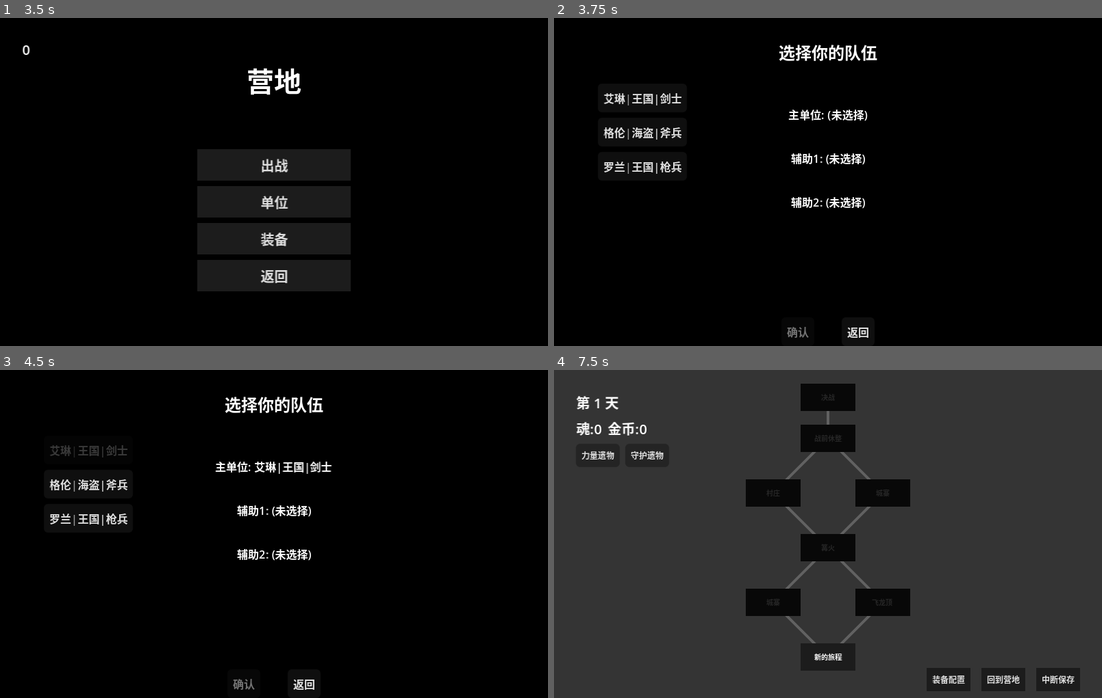
Above: before the commit, frames 1-4 (two rows, left to right).
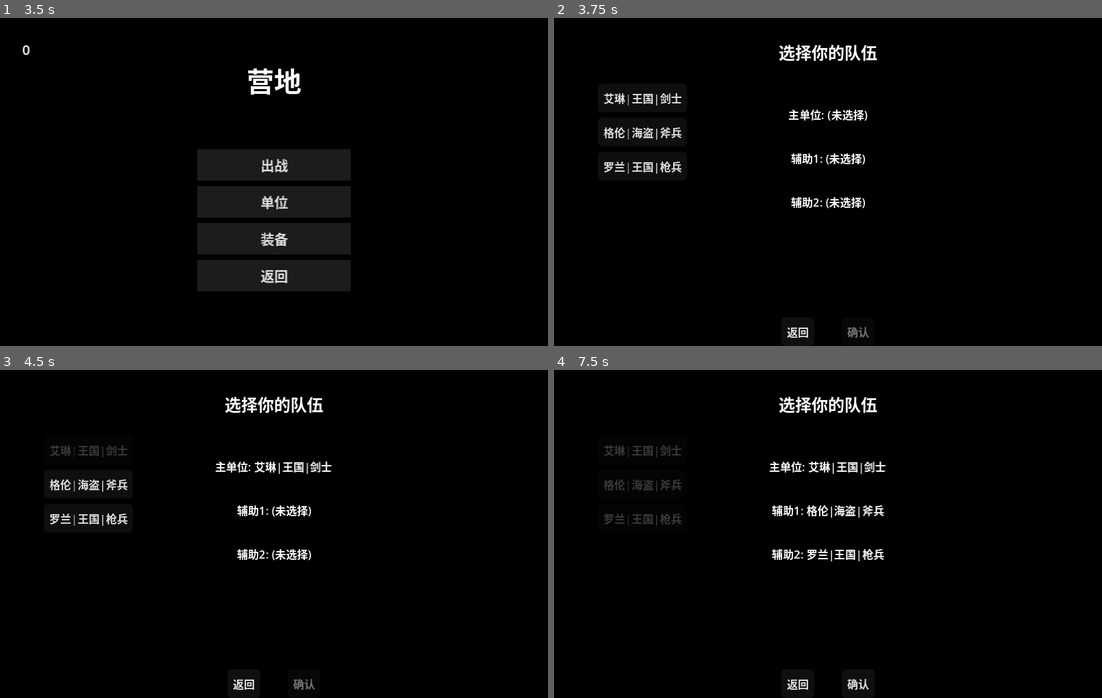
Above: after the commit, the same moments.

Repository: ZhuXilin/Dev_Project_260730
Game: Godot game, scene res://content/scenes/ui/MapScene.tscn
Same seed, same stepped clock (60 frames per second), same inputs: the game is played once before the commit and once after it. This scene is started directly instead of the project's main scene. Sound files missing from this copy of the repository are replaced by a short silence.
Inputs:
- Up to frame 1 (3.5 s): click "返回" at 0.5 s; click "继续游戏" at 1.25 s; click "新建游戏" at 2 s; click "加载" at 2.75 s
- Up to frame 2 (3.75 s): click "出战" at 3.5 s
- Up to frame 3 (4.5 s): click "艾琳|王国|剑士" at 4.25 s
- Up to frame 4 (7.5 s): click "格伦|海盗|斧兵" at 5 s; click "罗兰|王国|枪兵" at 5.75 s; click "确认" at 6.5 s; click "返回" at 7.25 s

Frame 1 is identical in both runs. In frame 2, 0.2% of the frame differs, in the area x 42-58%, y 94-98%; in frame 3, 0.2%; in frame 4, 94%, in the area x 0-100%, y 0-100%.

Commit message:
EquipmentConfig WIP

Diff:
--- a/content/data/relic_unlock.json
+++ b/content/data/relic_unlock.json
@@ -3,8 +3,4 @@
 	"relic_attack",
     "relic_defense"
   ],
-  "default_granted": [
-	"relic_attack",
-    "relic_defense"
-  ]
 }
--- a/content/scenes/ui/EquipmentConfig.tscn
+++ b/content/scenes/ui/EquipmentConfig.tscn
@@ -29,45 +29,39 @@
 size_flags_horizontal = 3
 theme_override_font_sizes/font_size = 10
 text = "装备配置 - 出战准备"
-
-[node name="CloseBtn" type="Button" parent="VBoxContainer/TopBar" unique_id=2139001780]
-layout_mode = 2
-size_flags_horizontal = 0
-theme_override_font_sizes/font_size = 6
-theme_override_styles/normal = ExtResource("2")
-theme_override_styles/pressed = ExtResource("2")
-theme_override_styles/hover = ExtResource("2")
-theme_override_styles/disabled = ExtResource("2")
-theme_override_styles/focus = ExtResource("2")
-text = "返回"
+horizontal_alignment = 1
 
 [node name="MainHBox" type="HBoxContainer" parent="VBoxContainer" unique_id=545920473]
 layout_mode = 2
 size_flags_vertical = 3
 theme_override_constants/separation = 8
+alignment = 1
 
-[node name="UnitContainer" type="HBoxContainer" parent="VBoxContainer/MainHBox" unique_id=1198897334]
+[node name="VBoxContainer" type="VBoxContainer" parent="VBoxContainer/MainHBox" unique_id=1242726377]
+layout_mode = 2
+
+[node name="UnitContainer" type="HBoxContainer" parent="VBoxContainer/MainHBox/VBoxContainer" unique_id=1198897334]
 layout_mode = 2
 size_flags_horizontal = 3
 size_flags_vertical = 3
 
-[node name="LibraryContainer" type="VBoxContainer" parent="VBoxContainer/MainHBox" unique_id=1317854053]
-visible = false
-layout_mode = 2
-size_flags_horizontal = 2
-size_flags_vertical = 3
-
-[node name="RelicContainer" type="VBoxContainer" parent="VBoxContainer/MainHBox" unique_id=117055348]
+[node name="RelicContainer" type="VBoxContainer" parent="VBoxContainer/MainHBox/VBoxContainer" unique_id=117055348]
 visible = false
 custom_minimum_size = Vector2(120, 0)
 layout_mode = 2
 size_flags_horizontal = 0
 size_flags_vertical = 3
 
+[node name="LibraryContainer" type="VBoxContainer" parent="VBoxContainer/MainHBox/VBoxContainer" unique_id=1317854053]
+visible = false
+layout_mode = 2
+size_flags_horizontal = 2
+size_flags_vertical = 3
+
 [node name="DiscardZone" type="Panel" parent="VBoxContainer/MainHBox" unique_id=737869972]
 custom_minimum_size = Vector2(80, 0)
 layout_mode = 2
-size_flags_horizontal = 0
+size_flags_horizontal = 8
 size_flags_vertical = 3
 mouse_filter = 2
 theme_override_styles/panel = ExtResource("2")
@@ -82,8 +76,22 @@
 horizontal_alignment = 1
 vertical_alignment = 1
 
-[node name="ConfirmBtn" type="Button" parent="VBoxContainer" unique_id=1829794630]
-visible = false
+[node name="HBoxContainer" type="HBoxContainer" parent="VBoxContainer" unique_id=879035883]
+layout_mode = 2
+alignment = 1
+
+[node name="CloseBtn" type="Button" parent="VBoxContainer/HBoxContainer" unique_id=2139001780]
+layout_mode = 2
+size_flags_horizontal = 0
+theme_override_font_sizes/font_size = 8
+theme_override_styles/normal = ExtResource("2")
+theme_override_styles/pressed = ExtResource("2")
+theme_override_styles/hover = ExtResource("2")
+theme_override_styles/disabled = ExtResource("2")
+theme_override_styles/focus = ExtResource("2")
+text = "返回"
+
+[node name="ConfirmBtn" type="Button" parent="VBoxContainer/HBoxContainer" unique_id=1829794630]
 layout_mode = 2
 size_flags_vertical = 0
 theme_override_font_sizes/font_size = 8
@@ -92,7 +100,7 @@
 theme_override_styles/hover = ExtResource("2")
 theme_override_styles/disabled = ExtResource("2")
 theme_override_styles/focus = ExtResource("2")
-text = "确认出发"
+text = "出发"
 
-[connection signal="pressed" from="VBoxContainer/TopBar/CloseBtn" to="." method="_on_close_pressed"]
-[connection signal="pressed" from="VBoxContainer/ConfirmBtn" to="." method="_on_confirm_pressed"]
+[connection signal="pressed" from="VBoxContainer/HBoxContainer/CloseBtn" to="." method="_on_close_pressed"]
+[connection signal="pressed" from="VBoxContainer/HBoxContainer/ConfirmBtn" to="." method="_on_confirm_pressed"]
--- a/content/scenes/ui/UnitSelectUI.tscn
+++ b/content/scenes/ui/UnitSelectUI.tscn
@@ -96,6 +96,12 @@
 theme_override_constants/separation = 20
 alignment = 1
 
+[node name="BackButton" type="Button" parent="BottomBar" unique_id=2005483458]
+layout_mode = 2
+size_flags_horizontal = 4
+theme_override_font_sizes/font_size = 8
+text = "返回"
+
 [node name="ConfirmButton" type="Button" parent="BottomBar" unique_id=1874622025]
 layout_mode = 2
 size_flags_horizontal = 4
@@ -103,11 +109,5 @@
 disabled = true
 text = "确认"
 
-[node name="BackButton" type="Button" parent="BottomBar" unique_id=2005483458]
-layout_mode = 2
-size_flags_horizontal = 4
-theme_override_font_sizes/font_size = 8
-text = "返回"
-
+[connection signal="pressed" from="BottomBar/BackButton" to="." method="_on_back_pressed"]
 [connection signal="pressed" from="BottomBar/ConfirmButton" to="." method="_on_confirm_pressed"]
-[connection signal="pressed" from="BottomBar/BackButton" to="." method="_on_back_pressed"]
--- a/function/global/GameState.gd
+++ b/function/global/GameState.gd
@@ -116,11 +116,10 @@
 func start_new_cycle():
 	temp_soul = 0
 	temp_gold = 0
-	# 重置装备（清空防具和遗物，武器重置为默认）
+
 	for unit_data in party:
 		unit_data.armor_slots.clear()
 		unit_data.max_armor_slots = 2
-		# 重置为默认武器
 		var default_weapon = UnitDataManager.get_default_weapon_id(unit_data.unit_name)
 		if default_weapon != "":
 			var inst = ItemInstance.new()
@@ -131,28 +130,6 @@
 			unit_data.weapon_slot = null
 	global_relics.clear()
 
-	# ---- 开局给予默认遗物 ----
-	_give_default_relics()
-
-# ---- 给予默认遗物 ----
-func _give_default_relics():
-	# 从 RelicManager 获取默认获得列表
-	var default_relics = RelicManager.get_default_granted_relics()
-	if default_relics.is_empty():
-		print("没有默认遗物需要给予")
-		return
-
-	for relic_id in default_relics:
-		# 先解锁（确保图鉴可见）
-		if not RelicManager.is_relic_unlocked(relic_id):
-			Globals.unlock_relic(relic_id)
-		# 再给予
-		var inst = ItemInstance.new()
-		inst.item_id = relic_id
-		inst.count = 1
-		add_global_relic(inst)
-		print("开局获得默认遗物: ", relic_id)
-
 func finish_cycle():
 	finish_day()          # 合并魂并清零
 
--- a/function/global/RelicManager.gd
+++ b/function/global/RelicManager.gd
@@ -4,11 +4,8 @@
 
 var _relic_db: Dictionary = {}      # relic_id -> Dictionary
 var _unlocked_relics: Array = []    # 已解锁的 relic_id 列表
-var _default_granted: Array = []    # 开局默认获得的遗物列表
+# 删除 _default_granted 变量
 
-# ============================================================
-#  加载 & 初始化
-# ============================================================
 func _ready():
 	load_relics()
 	load_unlock_config()
@@ -32,32 +29,21 @@
 	var path = "res://content/data/relic_unlock.json"
 	if not FileAccess.file_exists(path):
 		_unlocked_relics = ["relic_attack", "relic_defense"]
-		_default_granted = ["relic_attack", "relic_defense"]
 		return
 	var file = FileAccess.open(path, FileAccess.READ)
 	var content = file.get_as_text()
 	file.close()
 	var data = JSON.parse_string(content)
 	if data and data is Dictionary:
-		# 默认解锁
 		var raw = data.get("default_unlocked", [])
 		_unlocked_relics = []
 		for item in raw:
 			if item is String:
 				_unlocked_relics.append(item)
-		# 默认获得（开局自动给予）
-		var raw_granted = data.get("default_granted", [])
-		_default_granted = []
-		for item in raw_granted:
-			if item is String:
-				_default_granted.append(item)
+		# 不再读取 default_granted
 	else:
 		_unlocked_relics = ["relic_attack", "relic_defense"]
-		_default_granted = ["relic_attack", "relic_defense"]
 
-# ============================================================
-#  查询
-# ============================================================
 func get_relic_data(relic_id: String) -> Dictionary:
 	return _relic_db.get(relic_id, {})
 
@@ -76,12 +62,8 @@
 		ids.append(key)
 	return ids
 
-func get_default_granted_relics() -> Array:
-	return _default_granted.duplicate()
+# 删除 get_default_granted_relics() 方法
 
-# ============================================================
-#  解锁
-# ============================================================
 func unlock_relic(relic_id: String):
 	if relic_id in _unlocked_relics:
 		return
--- a/function/script/EquipmentConfig.gd
+++ b/function/script/EquipmentConfig.gd
@@ -3,63 +3,64 @@
 enum Mode { DEPLOY, MAP }
 
 var current_mode: Mode = Mode.DEPLOY
-var party: Array = []
-
+var selected_units: Array[String] = []
+var target_slot: int = -1
+var party: Array = []  # 本地副本
+
+# ---- 更新后的节点路径 ----
 @onready var mode_label = $VBoxContainer/TopBar/ModeLabel
-@onready var close_btn = $VBoxContainer/TopBar/CloseBtn
-@onready var unit_container = $VBoxContainer/MainHBox/UnitContainer
-@onready var library_container = $VBoxContainer/MainHBox/LibraryContainer
-@onready var relic_container = $VBoxContainer/MainHBox/RelicContainer
+@onready var close_btn = $VBoxContainer/HBoxContainer/CloseBtn
+@onready var confirm_btn = $VBoxContainer/HBoxContainer/ConfirmBtn
+@onready var unit_container = $VBoxContainer/MainHBox/VBoxContainer/UnitContainer
+@onready var library_container = $VBoxContainer/MainHBox/VBoxContainer/LibraryContainer
+@onready var relic_container = $VBoxContainer/MainHBox/VBoxContainer/RelicContainer
 @onready var discard_zone = $VBoxContainer/MainHBox/DiscardZone
-@onready var confirm_btn = $VBoxContainer/ConfirmBtn
-
-func init(mode: Mode):
+
+func init(units: Array[String], slot: int, mode: Mode):
+	selected_units = units
+	target_slot = slot
 	current_mode = mode
-	party = _deep_copy_party()
-	_build_ui()
-
-func _deep_copy_party() -> Array:
+	party = _create_party_from_units(selected_units)
+	_build_ui()
+
+func _create_party_from_units(units: Array[String]) -> Array:
 	var copy = []
-	for data in GameState.party:
-		var new_data = UnitData.new()
-		new_data.unit_name = data.unit_name
-		new_data.display_name = data.display_name
-		new_data.faction = data.faction
-		new_data.team_id = data.team_id
-		new_data.max_hp = data.max_hp
-		new_data.hit_points = data.hit_points
-		new_data.defense = data.defense
-		new_data.magic_defense = data.magic_defense
-		new_data.skill = data.skill
-		new_data.speed = data.speed
-		new_data.luck = data.luck
-		new_data.move_range = data.move_range
-		new_data.ignore_terrain_cost = data.ignore_terrain_cost
-		new_data.max_armor_slots = data.max_armor_slots
-		if data.weapon_slot:
+	for unit_name in units:
+		var data = UnitData.new()
+		var stats = UnitDataManager.get_default_stats(unit_name)
+		var unit_dict = UnitDataManager.get_unit_data(unit_name)
+		data.unit_name = unit_name
+		data.display_name = unit_dict.get("display_name", unit_name)
+		data.faction = unit_dict.get("faction", "")
+		data.team_id = 0
+		data.max_hp = stats.max_hp
+		data.hit_points = stats.max_hp
+		data.defense = stats.defense
+		data.magic_defense = stats.magic_defense
+		data.skill = stats.skill
+		data.speed = stats.speed
+		data.luck = stats.luck
+		data.move_range = stats.move_range
+		data.ignore_terrain_cost = stats.ignore_terrain_cost
+		var default_weapon = UnitDataManager.get_default_weapon_id(unit_name)
+		if default_weapon != "":
 			var inst = ItemInstance.new()
-			inst.item_id = data.weapon_slot.item_id
-			inst.count = data.weapon_slot.count
-			new_data.weapon_slot = inst
-		else:
-			new_data.weapon_slot = null
-		new_data.armor_slots.clear()
-		for slot in data.armor_slots:
-			if slot:
-				var inst = ItemInstance.new()
-				inst.item_id = slot.item_id
-				inst.count = slot.count
-				new_data.armor_slots.append(inst)
-			else:
-				new_data.armor_slots.append(null)
-		copy.append(new_data)
+			inst.item_id = default_weapon
+			inst.count = 1
+			data.weapon_slot = inst
+		data.armor_slots.clear()
+		data.armor_slots.append(null)
+		data.armor_slots.append(null)
+		data.max_armor_slots = 2
+		copy.append(data)
 	return copy
 
 func _build_ui():
 	mode_label.text = "装备配置 - " + ("出战准备" if current_mode == Mode.DEPLOY else "队伍管理")
 	close_btn.text = "返回"
-	close_btn.add_theme_font_size_override("font_size", 6)
+	close_btn.add_theme_font_size_override("font_size", 8)
 	confirm_btn.visible = (current_mode == Mode.DEPLOY)
+	confirm_btn.text = "出发"
 	confirm_btn.add_theme_font_size_override("font_size", 8)
 
 	_clear_containers()
@@ -371,15 +372,17 @@
 		var temp = relics[src_idx]
 		relics[src_idx] = relics[tgt_idx]
 		relics[tgt_idx] = temp
-		_sync_relics()
-		_sync_all()
-		_build_ui()
+	_sync_relics()
+	_sync_all()
+	_build_ui()
 
 # ---------- 数据同步 ----------
 func _sync_all():
 	for i in range(party.size()):
-		GameState.party[i].weapon_slot = party[i].weapon_slot
-		GameState.party[i].armor_slots = party[i].armor_slots.duplicate()
+		if i < GameState.party.size():
+			GameState.party[i].weapon_slot = party[i].weapon_slot
+			GameState.party[i].armor_slots = party[i].armor_slots.duplicate()
+			GameState.party[i].max_armor_slots = party[i].max_armor_slots
 	SaveManager.auto_save()
 
 func _sync_relics():
@@ -387,16 +390,36 @@
 
 # ---------- 按钮回调 ----------
 func _on_confirm_pressed():
-	_sync_all()
-	SaveManager.auto_save()
-	if current_mode == Mode.DEPLOY:
-		GameState.interrupt_state = 2
-		Globals.reset_battle_turn()
-		GameState.current_map_data = null
-		LevelManager.start_game()
-		queue_free()
+	# 初始化 GameState 队伍
+	GameState.initialize_party(selected_units, 0)
+	# 应用本地装备
+	for i in range(min(party.size(), GameState.party.size())):
+		var local_unit = party[i]
+		var state_unit = GameState.party[i]
+		state_unit.weapon_slot = local_unit.weapon_slot
+		state_unit.armor_slots = local_unit.armor_slots.duplicate()
+		state_unit.max_armor_slots = local_unit.max_armor_slots
+		state_unit.hit_points = local_unit.hit_points
+	# 清空遗物（出战前没有遗物操作）
+	GameState.global_relics.clear()
+	# 设置资源
+	GameState.temp_soul = 0
+	GameState.temp_gold = 0
+	if selected_units.size() > 0:
+		var main_data = UnitDataManager.get_unit_data(selected_units[0])
+		GameState.current_faction = main_data.get("faction", "王国")
+	else:
+		GameState.current_faction = "王国"
+	GameState.interrupt_state = 2
+	GameState.reset_progress()
+	# 保存存档
+	SaveManager.save_game(target_slot, false)
+	# 进入地图
+	LevelManager.start_game()
+	queue_free()
 
 func _on_close_pressed():
 	if current_mode == Mode.MAP:
 		_sync_all()
+	# 出战前直接关闭面板，不保存，返回 UnitSelectUI（自动显示）
 	queue_free()
--- a/function/script/MapScene.gd
+++ b/function/script/MapScene.gd
@@ -444,4 +444,10 @@
 func _on_config_btn_pressed():
 	var config = load("res://content/scenes/ui/EquipmentConfig.tscn").instantiate()
 	add_child(config)
-	config.init(EquipmentConfig.Mode.MAP)
+	var units: Array[String] = []
+	for unit_data in GameState.party:
+		units.append(unit_data.unit_name)
+	var slot = SaveManager.current_slot
+	if slot == -1:
+		slot = SaveManager.find_empty_slot()
+	config.init(units, slot, EquipmentConfig.Mode.MAP)
--- a/function/script/UnitSelectUI.gd
+++ b/function/script/UnitSelectUI.gd
@@ -17,7 +17,6 @@
 	if MusicManager.config and MusicManager.config.unit_select_music:
 		MusicManager.play_music(MusicManager.config.unit_select_music)
 
-	# 使槽位标签可点击（用于移除单位）
 	_make_label_clickable(main_label, 0)
 	_make_label_clickable(slot1_label, 1)
 	_make_label_clickable(slot2_label, 2)
@@ -53,7 +52,6 @@
 		unit_buttons.add_child(btn)
 
 func _on_unit_selected(unit_name: String, btn: Button):
-	# 如果单位已选 → 取消选择
 	if unit_name in selected_units:
 		selected_units.erase(unit_name)
 		btn.disabled = false
@@ -62,17 +60,15 @@
 		SoundManager.play_cancel_sound()
 		return
 
-	# 队伍已满 → 不能添加
 	if selected_units.size() >= max_selection:
-		SoundManager.play_invalid_sound()  # 播放无效音效
+		SoundManager.play_invalid_sound()
 		return
 
-	# 添加新单位 → 播放选中音效
 	selected_units.append(unit_name)
 	btn.disabled = true
 	btn.modulate = Color(0.5, 0.5, 0.5)
 	_update_labels()
-	SoundManager.play_select_sound()   # 新增：选中音效
+	SoundManager.play_select_sound()
 
 func _on_slot_clicked(index: int):
 	if index < selected_units.size():
@@ -84,7 +80,7 @@
 				child.modulate = Color.WHITE
 				break
 		_update_labels()
-		SoundManager.play_cancel_sound()   # 已有取消音效
+		SoundManager.play_cancel_sound()
 
 func _update_labels():
 	var slots = ["主单位", "辅助1", "辅助2"]
@@ -98,14 +94,7 @@
 	confirm_btn.disabled = selected_units.size() < max_selection
 
 func _on_confirm_pressed():
-	var main_unit_name = selected_units[0]
-	var selected_unit_names = selected_units.duplicate()
-	var main_index = 0
-	GameState.initialize_party(selected_unit_names, main_index)
-	var main_unit_data = UnitDataManager.get_unit_data(main_unit_name)
-	var faction = main_unit_data.get("faction", "王国")
-	GameState.current_faction = faction
-
+	# 检查是否有空存档槽
 	var target_slot = -1
 	if SaveManager.current_slot != -1:
 		target_slot = SaveManager.current_slot
@@ -120,18 +109,11 @@
 			dialog.popup_centered()
 			return
 
-	Globals.pending_save_slot = target_slot
-	GameState.start_new_cycle()
-	GameState.reset_progress()
-	GameState.interrupt_state = 2
-	SaveManager.save_game(target_slot, false)
-
+	# 打开装备配置面板
 	var config = load("res://content/scenes/ui/EquipmentConfig.tscn").instantiate()
 	add_child(config)
-	config.init(EquipmentConfig.Mode.DEPLOY)
+	config.init(selected_units, target_slot, EquipmentConfig.Mode.DEPLOY)
 
 func _on_back_pressed():
 	MusicManager.stop_music()
-	GameState.interrupt_state = 1
-	SaveManager.save_game(SaveManager.current_slot, false)
 	get_tree().change_scene_to_file("res://content/scenes/ui/Camp.tscn")
